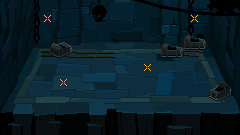
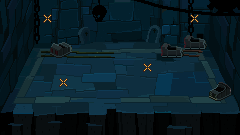
Before/after of a w=240, h=135 layered artwork. What changed in the layer stack:
added layer "Layer 7" in group "Placeholders" over 78, 27, 90, 45
added layer "Layer 6" in group "Placeholders" over 146, 25, 161, 43
